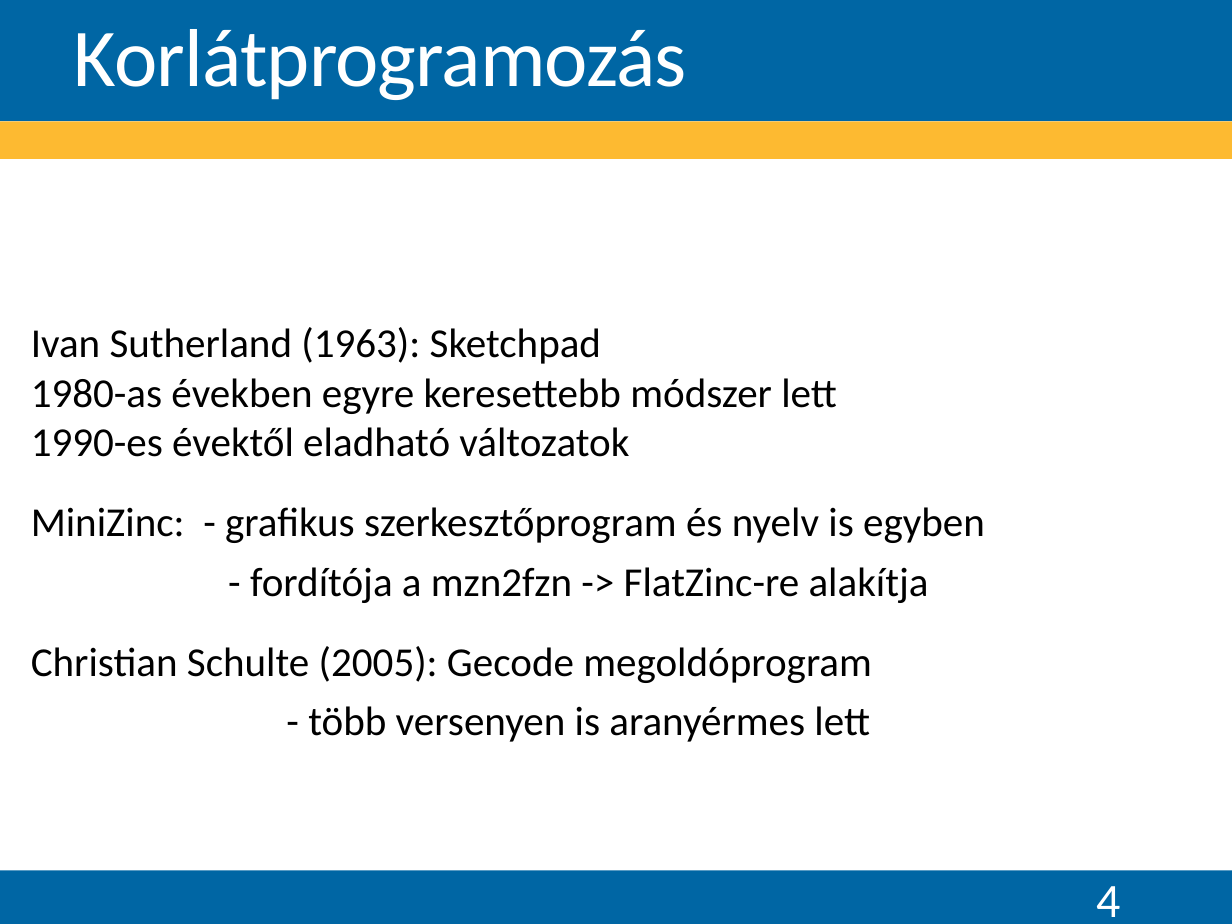
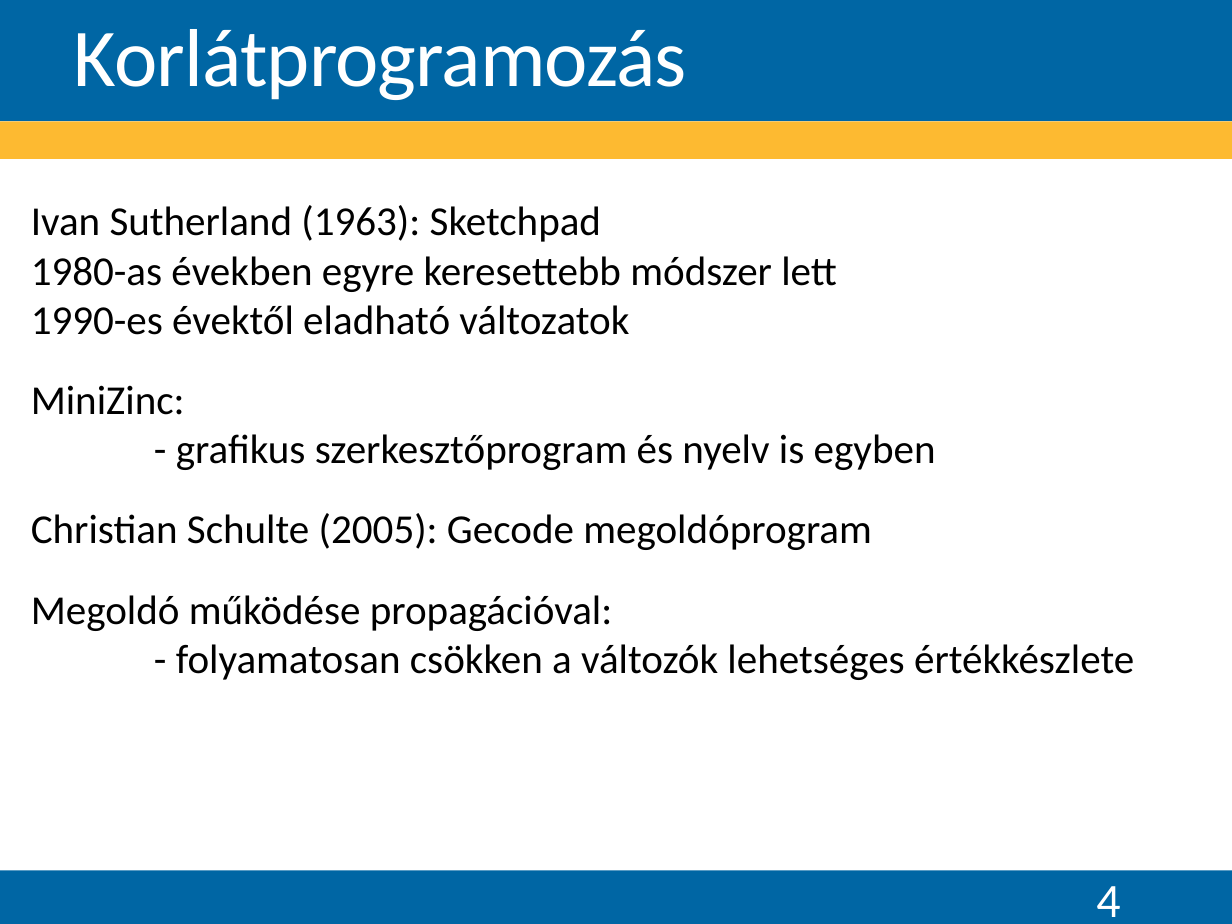
Before and after one commit to Teaching-projects/SZE-Peku221b, a slide deck: slide 4 of CP_Dolgozat/Előadás/Logikai feladványok megoldása korlátprogramozással.pptx. Drawn at 1232x924 pixels with LibreOffice and Linux fonts; fonts in the diff are those of the drawing; background and template pictures are left out. Boxes give left, top, right and bottom in pixels: in the first picture for what was removed or moved away, otherwise in the second. Text is boxed around its words. In the diff, an @@ line names an element or a change of style, - is before the commit and + after.

```diff
--- a/CP_Dolgozat/Előadás/Logikai feladványok megoldása korlátprogramozással.pptx
+++ b/CP_Dolgozat/Előadás/Logikai feladványok megoldása korlátprogramozással.pptx
@@ text "Ivan Sutherland (1963): Sketchpad": place and size @@
-text "Ivan Sutherland (1963): Sketchpad" at [31, 327, 985, 742]
+text "Ivan Sutherland (1963): Sketchpad" at [31, 205, 1134, 680]
@@ text at [31, 385, 936, 470]: text changed @@
-MiniZinc: - grafikus szerkesztőprogram és nyelv is egyben
-    - fordítója a mzn2fzn -> FlatZinc-re alakítja
+MiniZinc:
+- grafikus szerkesztőprogram és nyelv is egyben
@@ text at [31, 513, 872, 550]: more space between paragraphs @@
@@ text at [31, 595, 1134, 680]: text changed @@
-        - több versenyen is aranyérmes lett
+Megoldó működése propagációval:
+- folyamatosan csökken a változók lehetséges értékkészlete
```
Also in this commit, not shown: 2 other slides changed.
